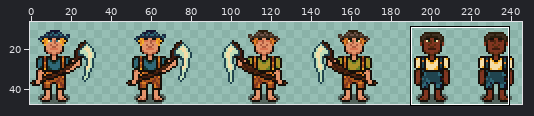
Edited in one commit: sprite sheet (Assets/Art/Sprites/People/HostileTownsPeople/angry townspersons-idle.png). The first picture is a wide view before the edit; the outline marks the close-up.
Close-up. The starting point:
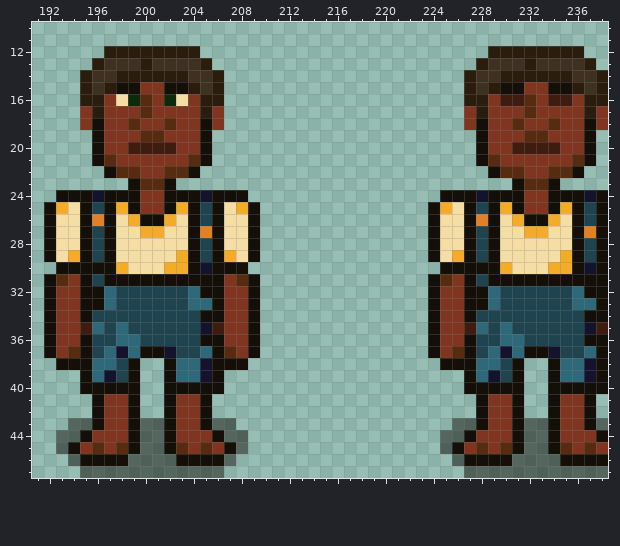
The file is 256x48 pixels. Shown: x 191..238, y 10..47. The wide view leaves out empty margins. The commit also changed other parts of the picture, which this record leaves out.
The same view after the edit:
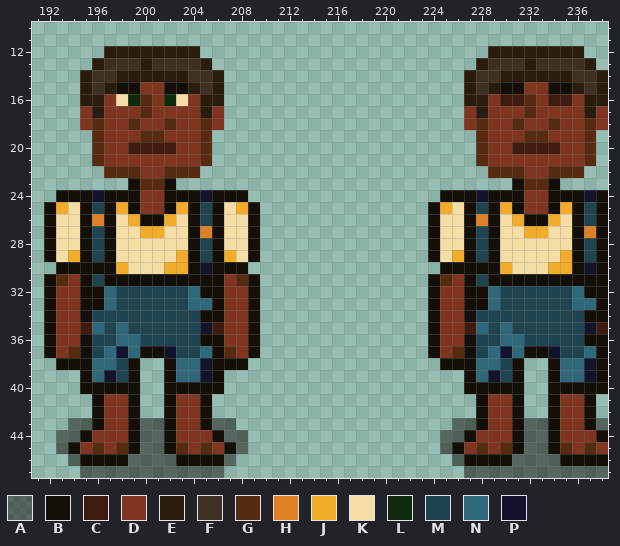
Palette (. is transparent): A #150f0a80  B #150f0a  C #401b0f  D #803520  E #2a1d0d  F #403022  G #572b10  H #e08128  J #f2ac29  K #f5dda6  L #0f290b  M #20444f  N #2f6878  P #14132e
The edit:
@@ x 191..238 @@
 17 ....DEDDDGDDDDED....................DEDDDGDDDDED
-18 ....DBDDGDDGDDBD....................DBDDGDDGDDBD
-19 .....BDDDGGDDDB......................BDDDGGDDDB.
-20 .....BDDCCCCDDB......................BDDCCCCDDB.
-21 .....BGDDDDDDGB......................BGDDDDDDGB.
-22 ......BGGDDGGB........................BGGDDGGB..
+18 ....DGDDGDDGDDGD....................DGDDGDDGDDGD
+19 .....GDDDGGDDDG......................GDDDGGDDDG.
+20 .....GDDCCCCDDG......................GDDCCCCDDG.
+21 .....GDDDDDDDDG......................GDDDDDDDDG.
+22 ......GGGDDGGG........................GGGDDGGG..
 23 ........BGGB............................BGGB....
Where, in picture pixels (left, top, right, bottom), the same in both close-ups:
changed: (92, 118, 116, 178)
changed: (188, 118, 212, 178)
changed: (476, 118, 500, 178)
changed: (572, 118, 596, 178)
